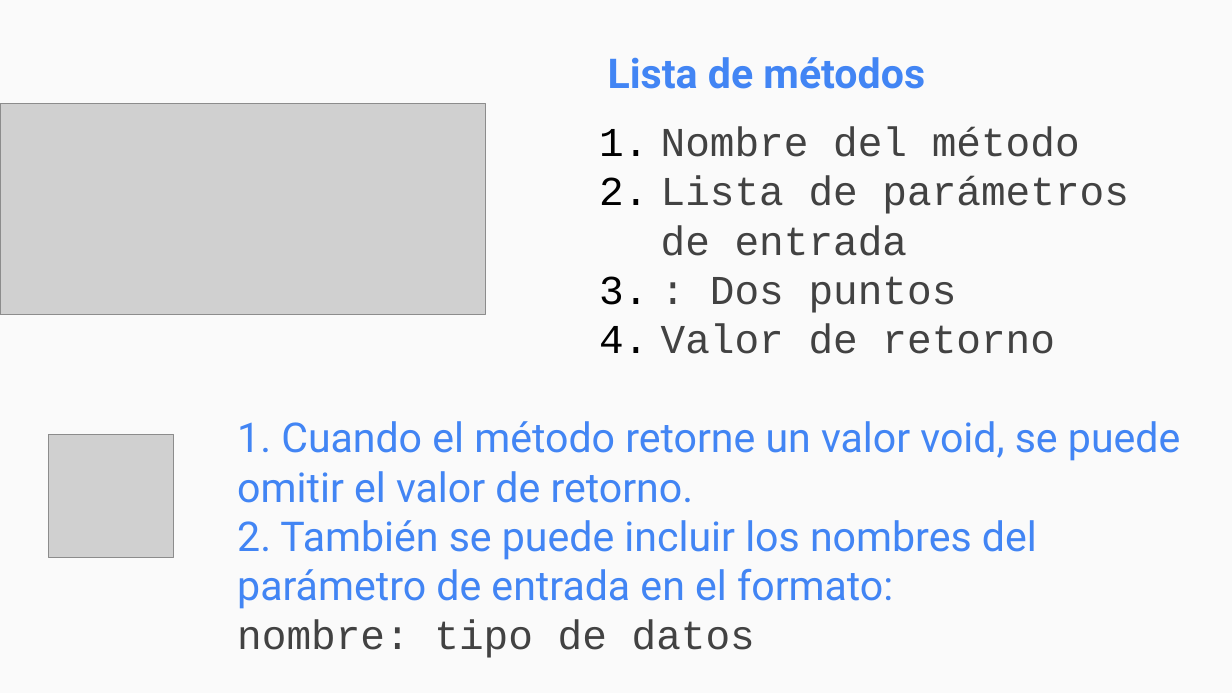
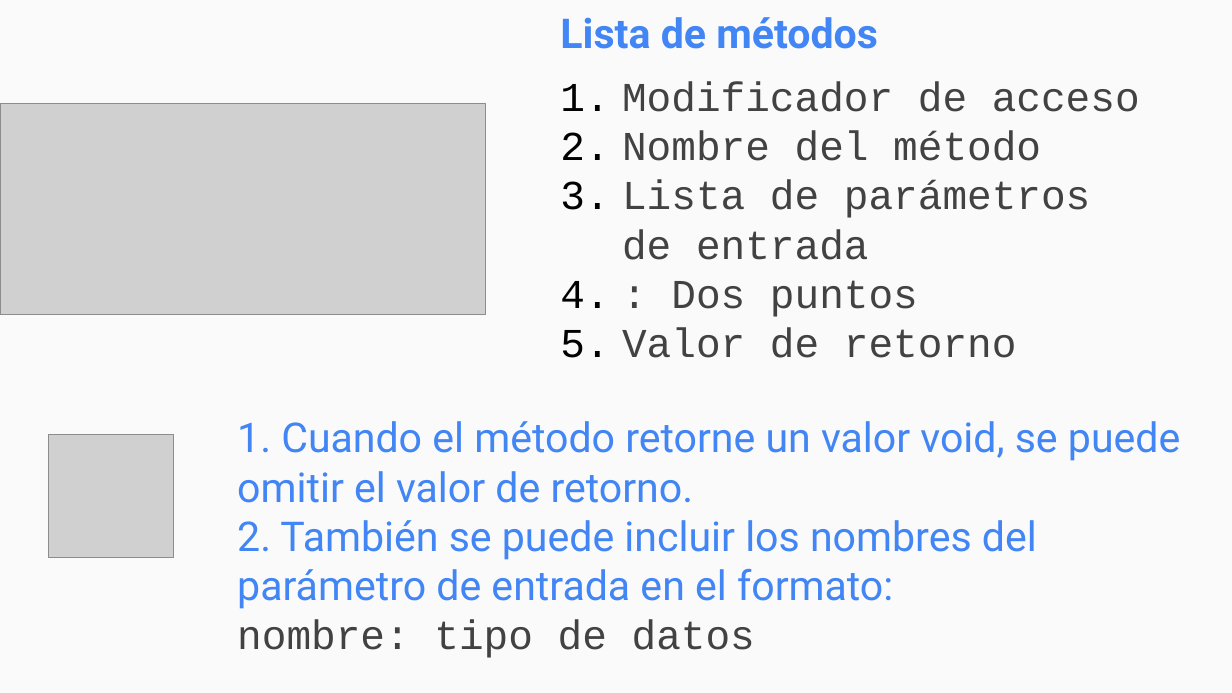
Before and after one commit to OMardil/INFO2, a slide deck: slide 18 of MOD05_Variables_tipo_referencia/01 Presentacion/INFO2_MOD05-Variables_Tipo_Referencia.pptx. Drawn at 1232x693 pixels with LibreOffice and Linux fonts; fonts in the diff are those of the drawing; grey boxes stand for pictures. Boxes give left, top, right and bottom in pixels: in the first picture for what was removed or moved away, otherwise in the second. Text is boxed around its words. In the diff, an @@ line names an element or a change of style, - is before the commit and + after.

```diff
--- a/MOD05_Variables_tipo_referencia/01 Presentacion/INFO2_MOD05-Variables_Tipo_Referencia.pptx
+++ b/MOD05_Variables_tipo_referencia/01 Presentacion/INFO2_MOD05-Variables_Tipo_Referencia.pptx
@@ text "Lista de métodos": place and size @@
-text "Lista de métodos" at [608,57,925,89]
+text "Lista de métodos" at [560,17,878,49]
@@ text "Modificador de acceso": place and size @@
-text "Modificador de acceso" at [661,126,1128,354]
+text "Modificador de acceso" at [622,81,1140,358]
@@ text at [622,81,1140,112]: paragraph added @@
+1. Modificador de acceso
```
